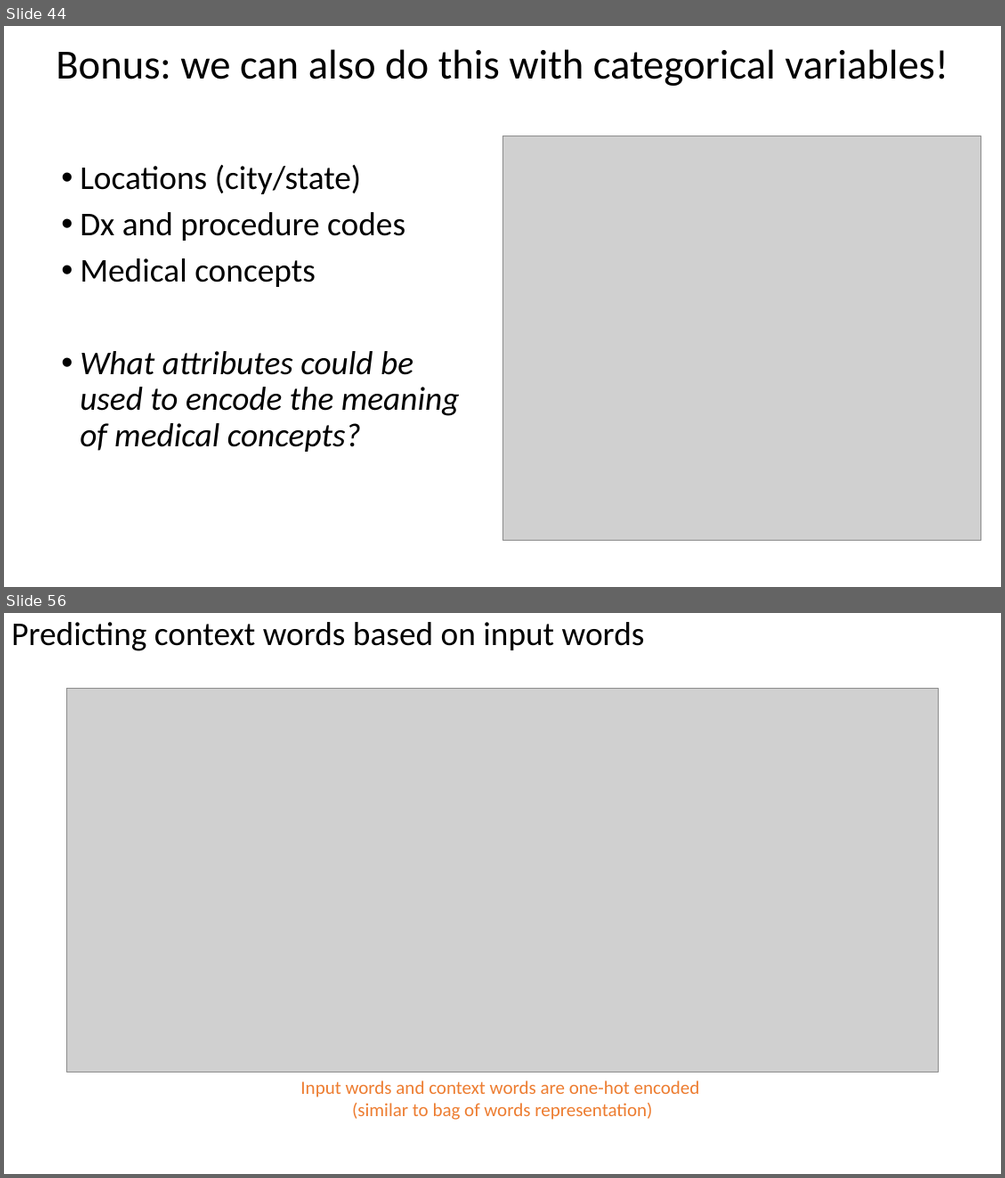
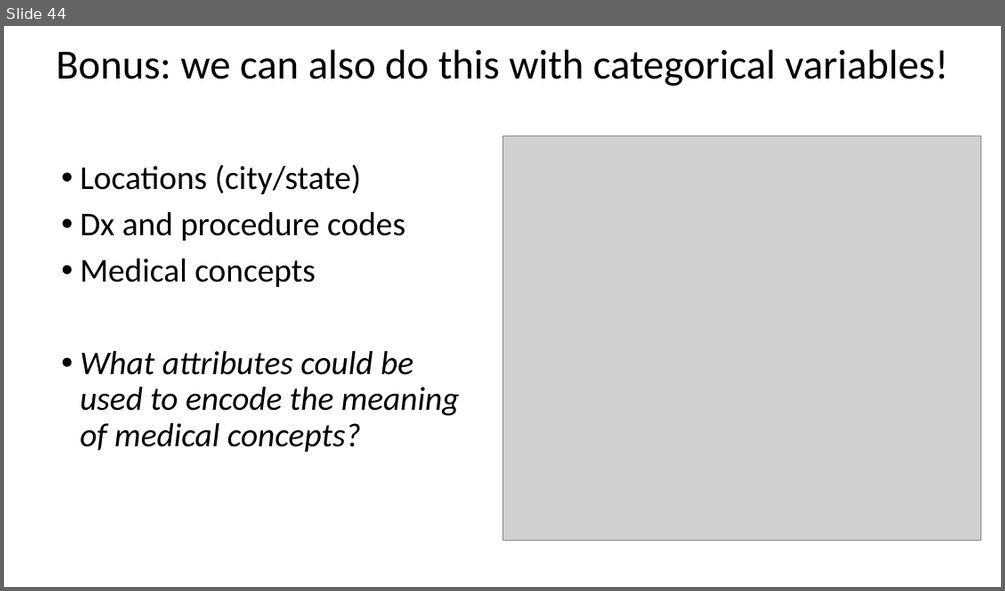
Before and after one commit to mengelhard/mmci_applied_ds, a slide deck: lectures/ll12.pptx. Shown one above the other, each under a label of ours: slides 44 and 56 before the commit, slide 44 after it; the slides between them are not shown. The pictures are 1005x1178 and 1005x591 pixels, drawn with LibreOffice and Linux fonts; fonts in the diff are those of the drawing; grey boxes stand for pictures. Boxes give left, top, right and bottom in pixels: in the first picture for what was removed or moved away, otherwise in the second. Text is boxed around its words. In the diff, an @@ line names an element or a change of style, - is before the commit and + after.

```diff
--- a/lectures/ll12.pptx
+++ b/lectures/ll12.pptx
@@ slide 56 removed at box(4, 613, 1001, 1174), background #FFFFFF @@
@@ title removed at box(11, 622, 645, 651) @@
-Predicting context words based on input words
@@ picture removed at box(67, 688, 938, 1072) @@
@@ text removed at box(300, 1080, 700, 1119) @@
-Input words and context words are one-hot encoded
-(similar to bag of words representation)
```
Also in this commit, not shown: 1 slide changed, 25 other slides removed, 4 other files.
